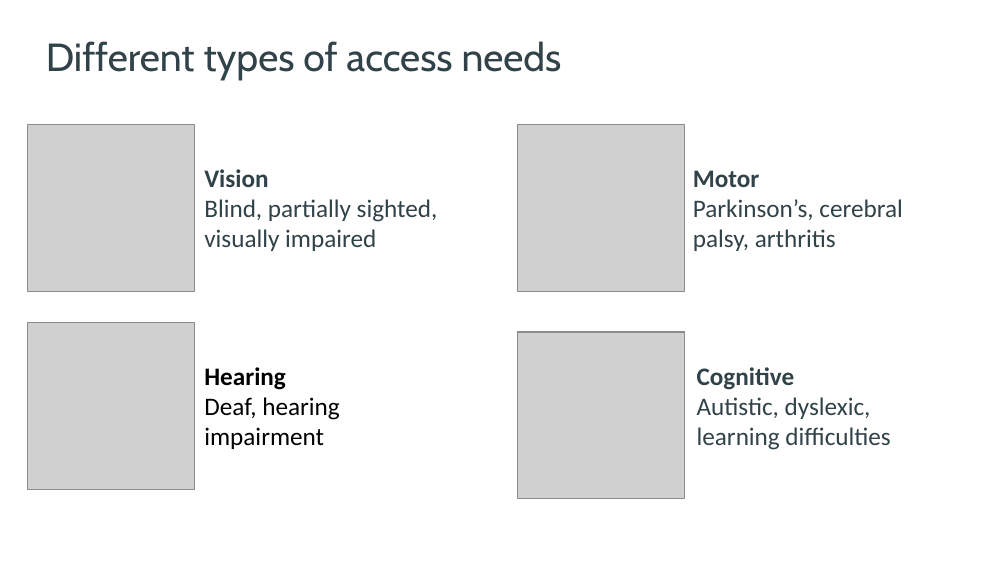
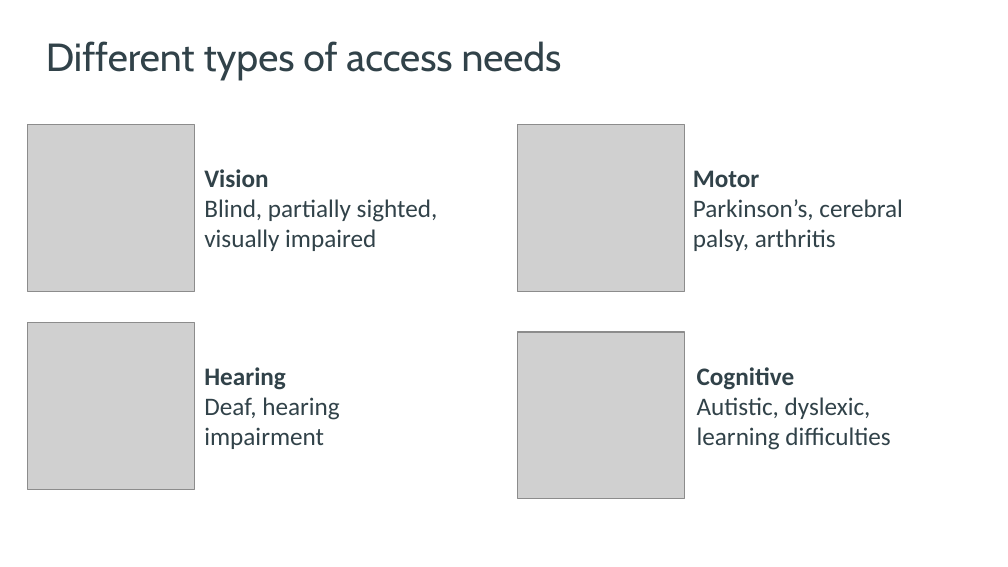
Before and after one commit to benjystanton/leadin-accessibility, a slide deck: slide 10 of files/Introduction to Accessibility for Leadin.pptx. Drawn at 1008x567 pixels with LibreOffice and Linux fonts; fonts in the diff are those of the drawing; grey boxes stand for pictures. Boxes give left, top, right and bottom in pixels: in the first picture for what was removed or moved away, otherwise in the second. Text is boxed around its words. In the diff, an @@ line names an element or a change of style, - is before the commit and + after.

```diff
--- a/files/Introduction to Accessibility for Leadin.pptx
+++ b/files/Introduction to Accessibility for Leadin.pptx
@@ text "Hearing" at [204,367,339,449]: text colour #000000 to #314249 @@
```
Also in this commit, not shown: 1 other file.
